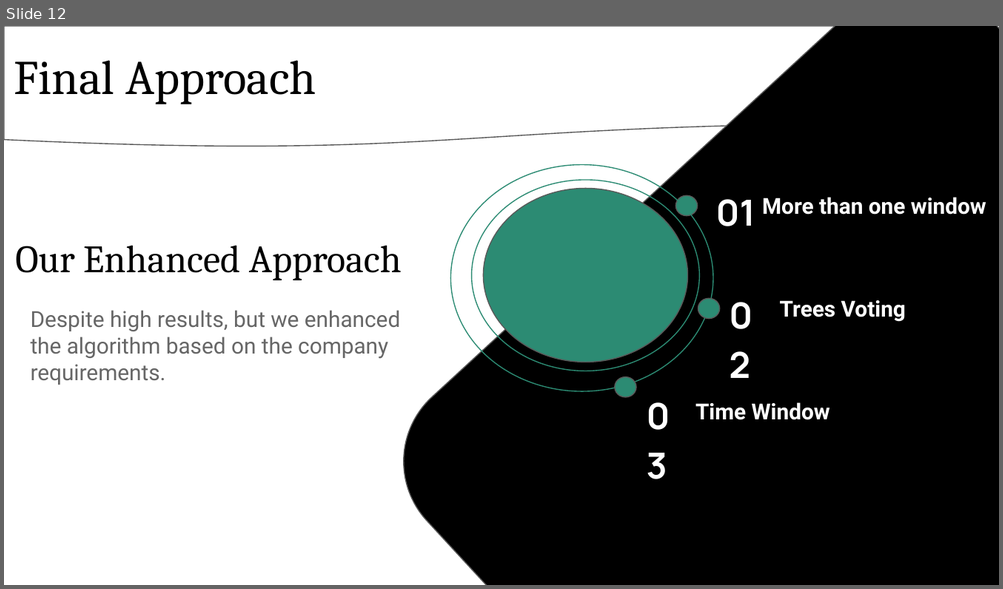
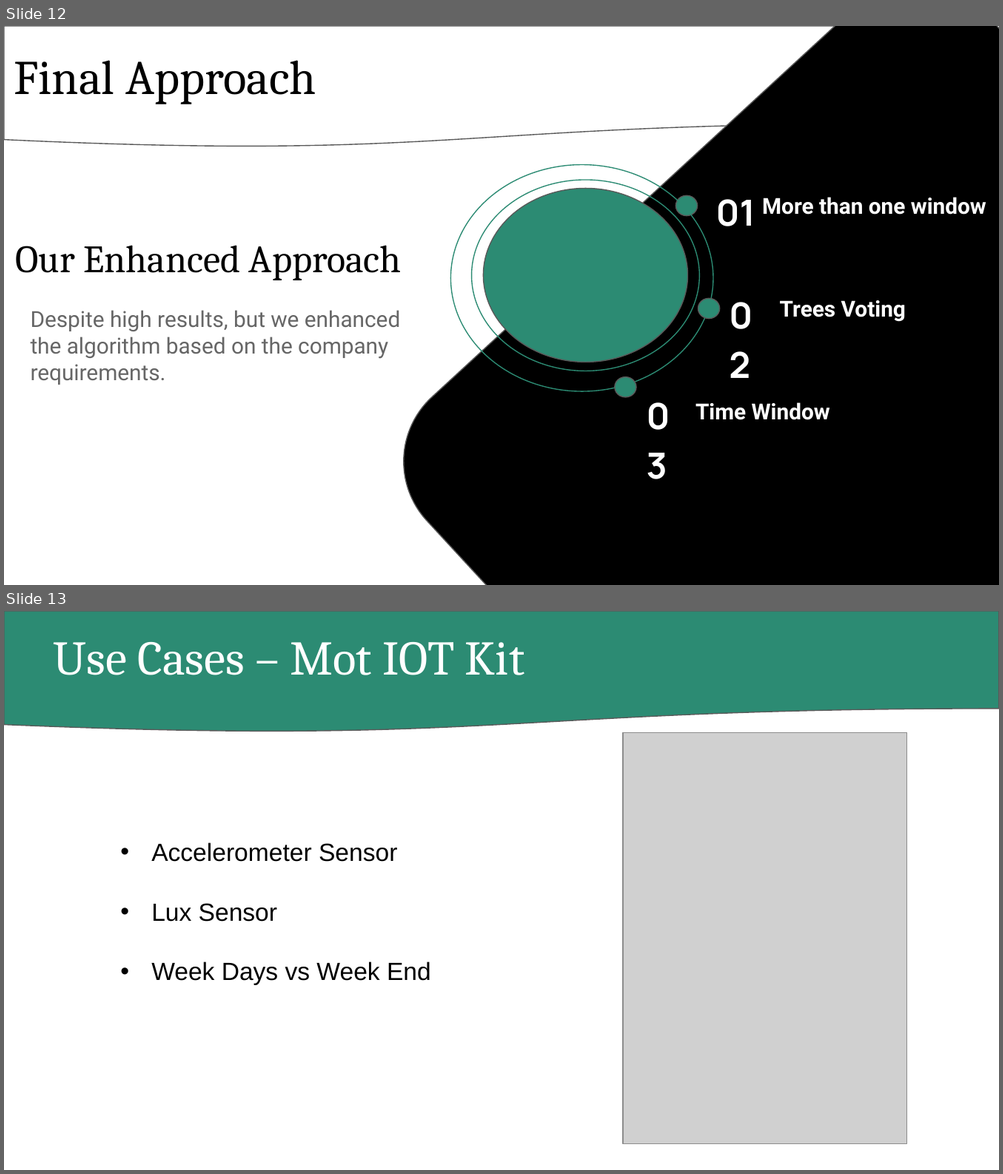
Before and after one commit to AhmedEltaba5/Anomaly_Detection_IOT_ITI, a slide deck: Anomaly Detection Presentation.pptx. Shown one above the other, each under a label of ours: slide 12 before the commit, slides 12 and 13 after it. The pictures are 1003x589 and 1003x1174 pixels, drawn with LibreOffice and Linux fonts; fonts in the diff are those of the drawing; grey boxes stand for pictures. Boxes give left, top, right and bottom in pixels: in the first picture for what was removed or moved away, otherwise in the second. Text is boxed around its words. In the diff, an @@ line names an element or a change of style, - is before the commit and + after.

```diff
--- a/Anomaly Detection Presentation.pptx
+++ b/Anomaly Detection Presentation.pptx
@@ slide 13 added at [4,611,999,1170], background #FFFFFF @@
@@ flow chart document added at [4,611,999,732], fill #2C8B73, outline #595959 0.75 pt @@
@@ text added at [54,642,525,675], 35 pt, text #FFFFFF @@
+Use Cases – Mot IOT Kit
@@ picture added at [623,732,906,1144] @@
@@ text added at [151,843,431,985], 18 pt, text #000000 @@
+• Accelerometer Sensor
+• Lux Sensor
+• Week Days vs Week End
```
Also in this commit, not shown: 1 slide changed, 7 other slides added, 2 slides removed, 1 other file.
